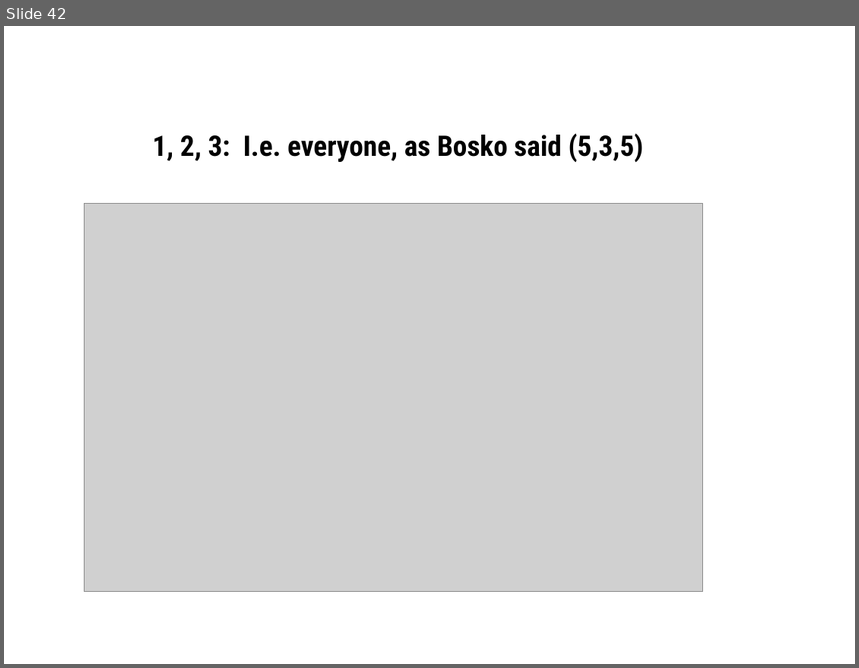
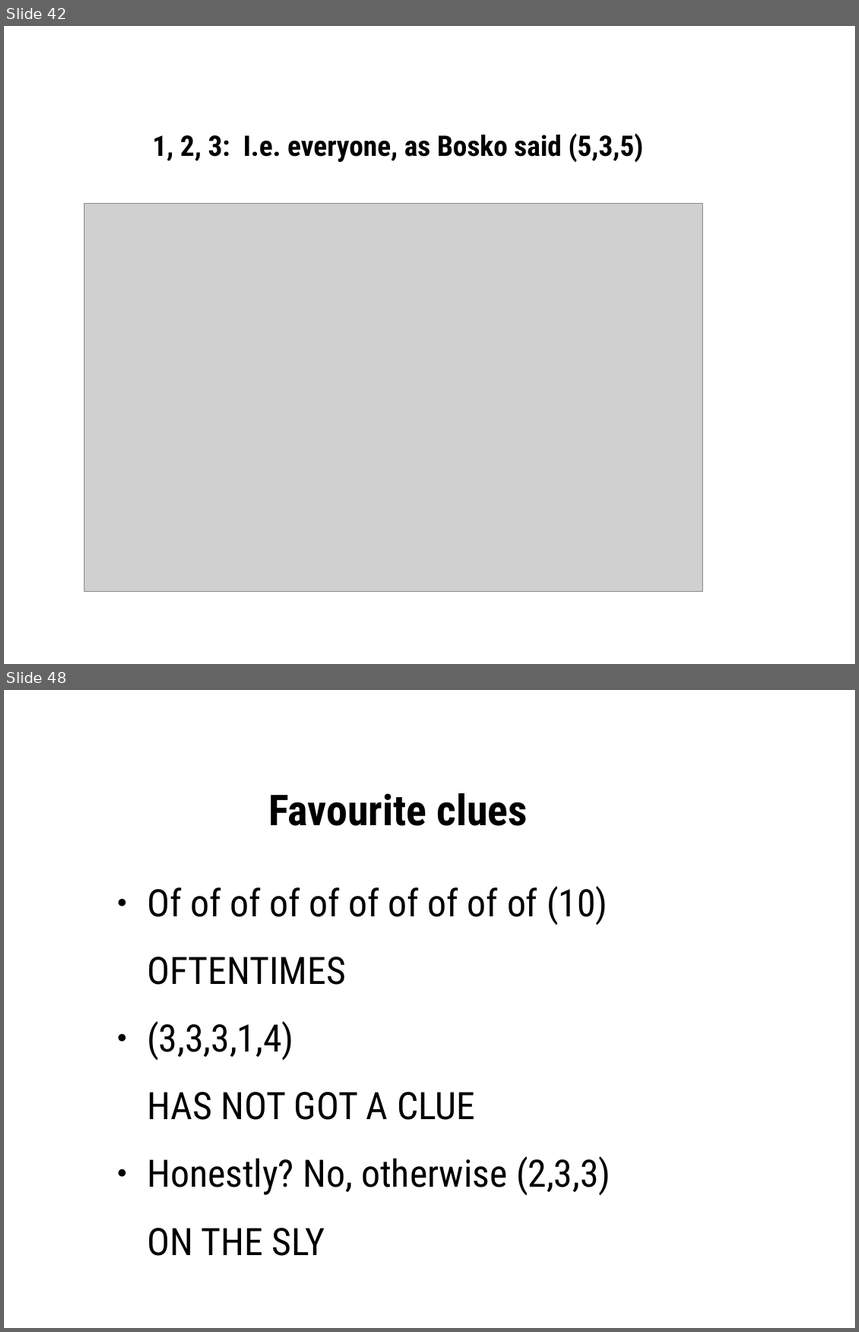
Before and after one commit to martindholmes/cryptic, a slide deck: presentations/tei2017.odp. Shown one above the other, each under a label of ours: slide 42 before the commit, slides 42 and 48 after it; the slides between them are not shown. The pictures are 859x668 and 859x1332 pixels, drawn with LibreOffice and Linux fonts; fonts in the diff are those of the drawing; grey boxes stand for pictures; background and template pictures are left out. Boxes give left, top, right and bottom in pixels: in the first picture for what was removed or moved away, otherwise in the second. Text is boxed around its words. In the diff, an @@ line names an element or a change of style, - is before the commit and + after.

```diff
--- a/presentations/tei2017.odp
+++ b/presentations/tei2017.odp
@@ slide 48 added at [4,690,855,1328], background picture (left out) @@
@@ title added at [268,793,528,826], 36 pt, text #000000, bold @@
+Favourite clues
@@ text added at [147,886,611,1256], 32 pt, text #000000 @@
+● Of of of of of of of of of of (10)
+OFTENTIMES
+● (3,3,3,1,4)
+HAS NOT GOT A CLUE
+● Honestly? No, otherwise (2,3,3)
+ON THE SLY
```
Also in this commit, not shown: 5 other slides added, 1 other file.
